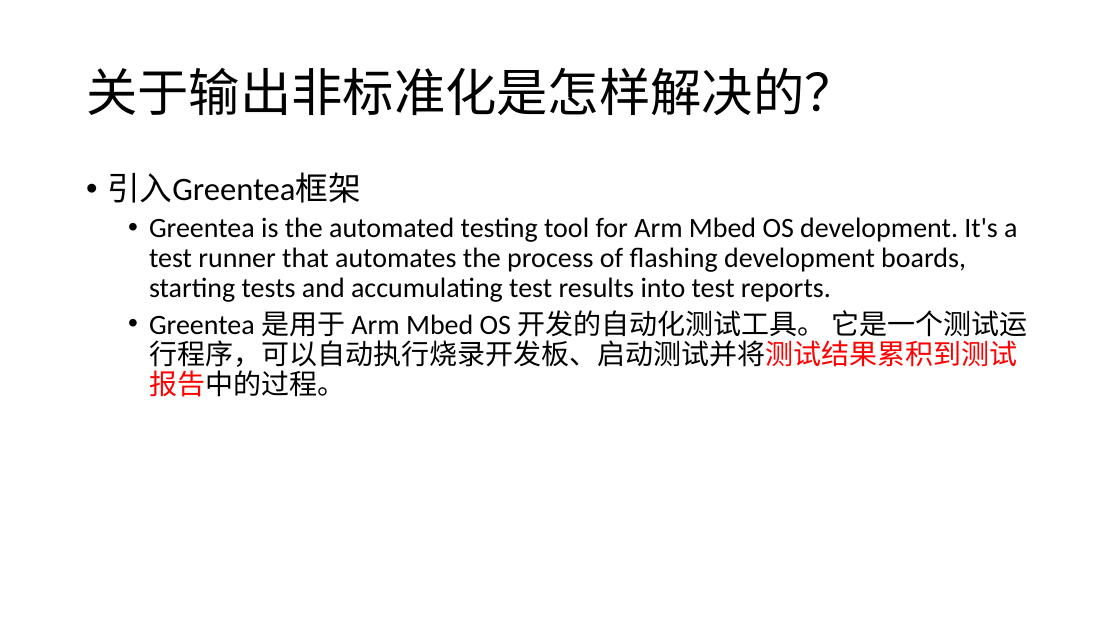
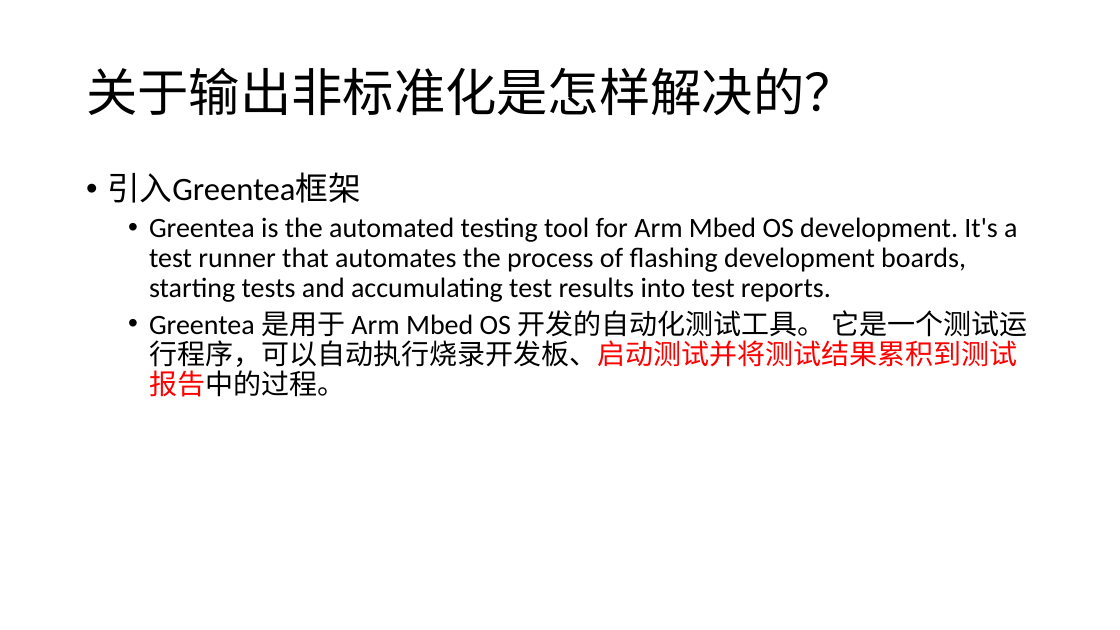
Before and after one commit to whitebkues1/ppt, a slide deck: slide 10 of xianzheng.pptx. Drawn at 1120x630 pixels with LibreOffice and Linux fonts; fonts in the diff are those of the drawing. Boxes give left, top, right and bottom in pixels: in the first picture for what was removed or moved away, otherwise in the second. Text is boxed around its words. In the diff, an @@ line names an element or a change of style, - is before the commit and + after.

```diff
--- a/xianzheng.pptx
+++ b/xianzheng.pptx
@@ text at (149,310,1028,397): text colour #000000 to #FF0000 in "它是一个测试运行程序，可以自动执行烧录开发板、启动测试并将测试结果累积到测试报告中的过程。" @@
```
Also in this commit, not shown: 10 other slides changed, 5 other files.
